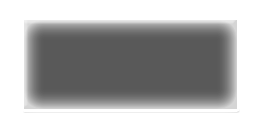
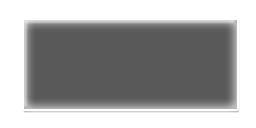
Layered file, before and after one edit (w=256, h=128). Changes by layer:
pixels changed over [23, 20, 240, 112] (layer not identified)
